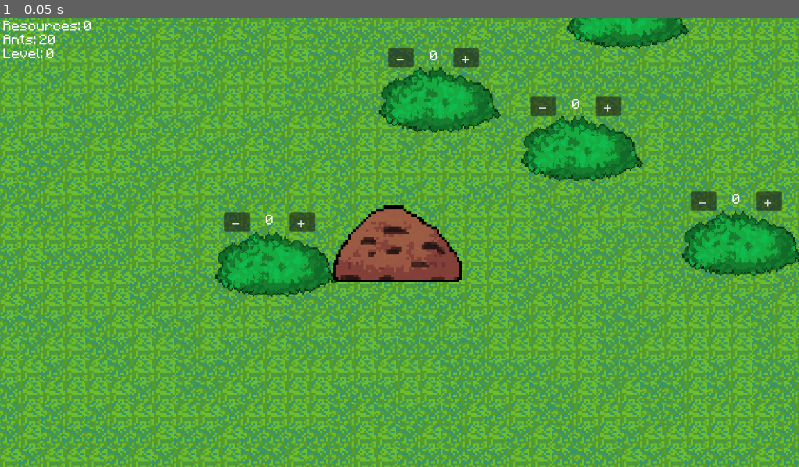
Above: before the commit, frame 1.
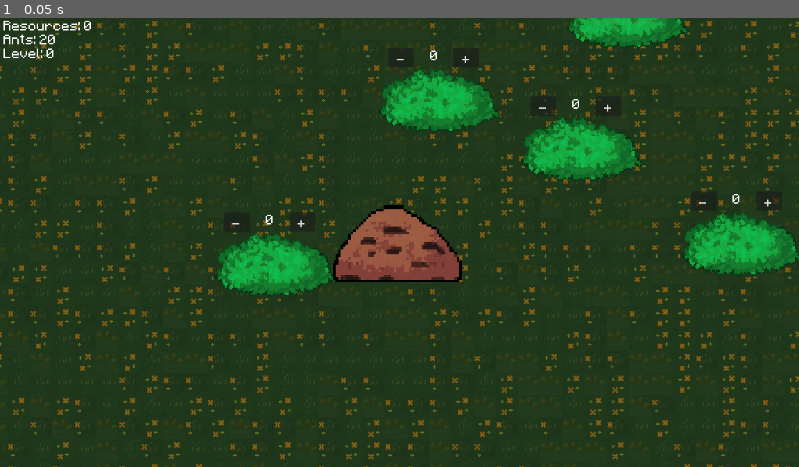
Above: after the commit, the same moment.

Repository: korperka/MuravyinayaVoina2
Game: Godot game, scene res://main_scene.tscn
The game is run twice, just before and just after one commit, with the same random seed, the same clock (stepped at 60 frames per second) and the same inputs.
Inputs:
- Up to frame 1 (0.05 s): no input

The runs differ from the first frame. In frame 1, 91% of the frame differs, in the area x 0-100%, y 0-100%.

Commit message:
new grass, need recolor

Diff:
--- a/ant_hill.gd
+++ b/ant_hill.gd
@@ -49,6 +49,10 @@
 	print("No available leaf piles found")
 	return Vector2.ZERO
 
+func animatic():
+	var random_X = randf_range(get_viewport().get_size().x+50, get_viewport().get_size().x+150)
+	var random_Y = randf_range(get_viewport().get_size().y+50, get_viewport().get_size().y+150)
+
 func spawn_ant(pos: Vector2) -> Ant:
 	var instance_scene = ant_scene.instantiate()
 	var ant_instance = instance_scene.get_node("CharacterBody2D") as Ant
--- a/grassTile1.tscn
+++ b/grassTile1.tscn
@@ -5,6 +5,5 @@
 [node name="Node2D" type="Node2D"]
 
 [node name="GrassTile1" type="Sprite2D" parent="."]
-position = Vector2(48, 46)
-scale = Vector2(3, 3)
+scale = Vector2(0.5, 0.5)
 texture = ExtResource("1_38j6h")
--- a/grassTile2.tscn
+++ b/grassTile2.tscn
@@ -5,6 +5,5 @@
 [node name="Node2D" type="Node2D"]
 
 [node name="GrassTile2" type="Sprite2D" parent="."]
-position = Vector2(51, 46)
-scale = Vector2(3, 3)
+scale = Vector2(0.5, 0.5)
 texture = ExtResource("1_acf0q")
--- a/grassTile3.tscn
+++ b/grassTile3.tscn
@@ -5,6 +5,6 @@
 [node name="Node2D" type="Node2D"]
 
 [node name="GrassTile3" type="Sprite2D" parent="."]
-position = Vector2(51, 53)
-scale = Vector2(3, 3)
+position = Vector2(0, 3.8147e-06)
+scale = Vector2(0.5, 0.5)
 texture = ExtResource("1_hw4d0")
--- /dev/null
+++ b/grassTile4.tscn
@@ -0,0 +1,9 @@
+[gd_scene load_steps=2 format=3 uid="uid://cs4k7gxuyqiv2"]
+
+[ext_resource type="Texture2D" uid="uid://0jfeoqmpin14" path="res://GrassTile4.png" id="1_6sif3"]
+
+[node name="Node2D" type="Node2D"]
+
+[node name="Sprite2D" type="Sprite2D" parent="."]
+scale = Vector2(0.5, 0.5)
+texture = ExtResource("1_6sif3")
--- a/spawn.gd
+++ b/spawn.gd
@@ -9,7 +9,7 @@
 var min_spawn_distance = 150
 var max_iterations = 10
 
-var object_scenes = [preload("res://grassTile1.tscn"), preload("res://grassTile2.tscn"), preload("res://grassTile3.tscn")]
+var object_scenes = [preload("res://grassTile1.tscn"), preload("res://grassTile2.tscn"), preload("res://grassTile3.tscn"), preload("res://grassTile4.tscn")]
 
 var rng = RandomNumberGenerator.new()
 
@@ -23,10 +23,10 @@
 		startX += 32;
 		while startY<viewport_size.y*2:
 			startY += 32
-			var r = int(rng.randf_range(0,2))
+			randomize()
+			var r = int(rng.randf_range(0, 4))
 			var instance = object_scenes[r].instantiate(PackedScene.GEN_EDIT_STATE_INSTANCE)
 			 # Randomly position the instance within the screen area
-			print(startX, " ", startY)
 			var pos = Vector2(startX, startY)
 			instance.position = pos
 			add_child(instance)
Binary file changed: GrassTile1.png
Binary file changed: GrassTile2.png
Binary file changed: GrassTile3.png
Binary file added: GrassTile4.png
Not shown, added: GrassTile4.png.import
